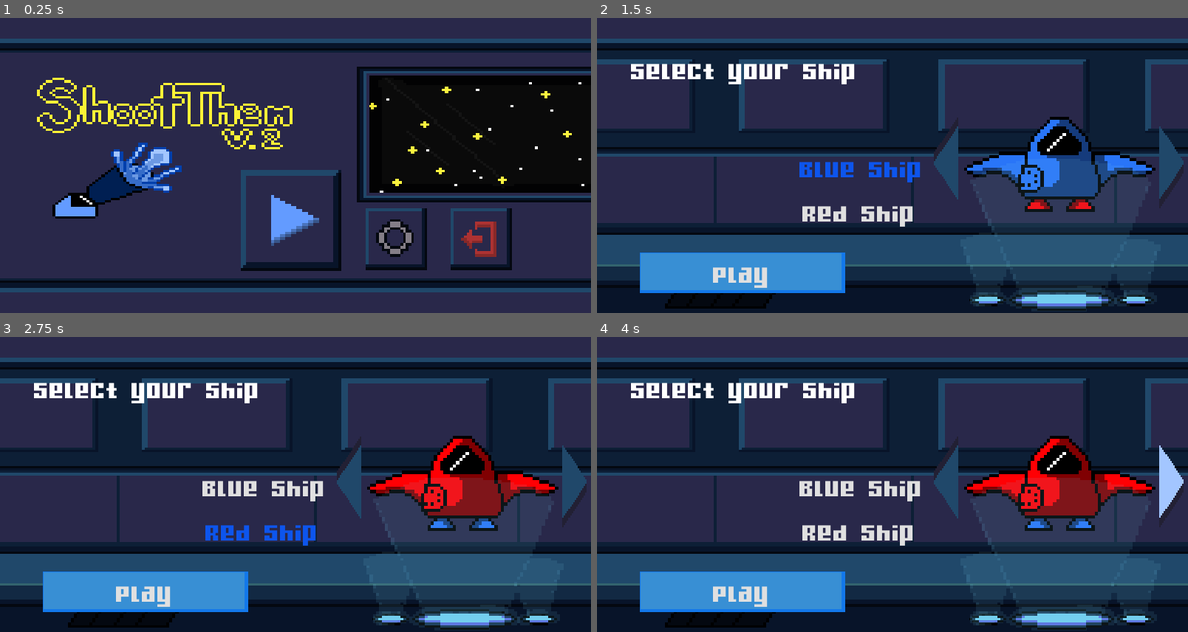
Above: before the commit, frames 1-4 (two rows, left to right).
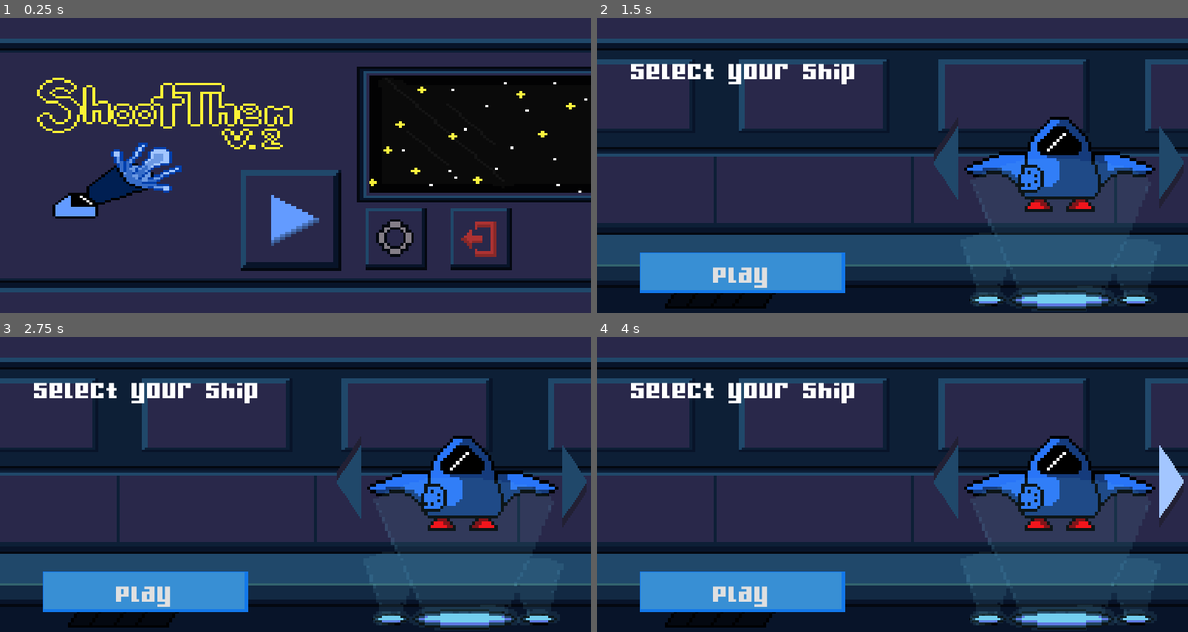
Above: after the commit, the same moments.

Repository: gbsfgames/ShootThem
Game: Godot game, scene res://Menu.tscn
Same seed, same stepped clock (60 frames per second), same inputs: the game is played once before the commit and once after it.
Inputs (mouse positions are in pixels of both pictures, inside the frame that each line leads up to):
- Up to frame 1 (0.25 s): no input
- Up to frame 2 (1.5 s): click (886, 221) at 0.5 s; click (862, 165) at 1.25 s, where only the run before the commit has a clickable "Blue Ship"
- Up to frame 3 (2.75 s): click (260, 528) at 2 s, where only the run before the commit has a clickable "Red Ship"
- Up to frame 4 (4 s): click (945, 478) at 2.75 s; click (1170, 487) at 3.5 s

The runs differ from the first frame. In frame 1, 0.5% of the frame differs, in the area x 62-100%, y 21-60%; in frame 2, 1.3%; in frame 3, 4.4%; in frame 4, 4.4%, in the area x 34-94%, y 34-71%.

Commit message:
Update added lateral buttons for ship changing - on Select_ship_screen

Diff:
--- a/Menu.tscn
+++ b/Menu.tscn
@@ -68,7 +68,6 @@
 scale = Vector2( 7.54827, 5.64368 )
 frames = ExtResource( 5 )
 animation = "idle"
-frame = 2
 playing = true
 
 [node name="Background" type="TextureRect" parent="."]
--- a/Ship_Selection.gd
+++ b/Ship_Selection.gd
@@ -3,22 +3,46 @@
 onready var blue_ship = load("res://resources/sprites/sprites_nave_jugador/ship_sprite_idle_blue.png")
 onready var main_scene = load("res://Main.tscn")
 onready var ship_selected
+onready var avalaible_ships=["blue_ship","red_ship"]
+onready var nuevo = {"blue_ship":{"name":"blue_ship","texture":blue_ship},"red_ship":{"name":"red_ship","texture":red_ship}}
+onready var avalaible_ships_size = avalaible_ships.size() - 1 # ultimo indice del array
+onready var numero_cambio = 0
 
 func _ready():
-
+	$"HBoxContainer/Right Container/ship_image".texture = nuevo[avalaible_ships[numero_cambio]].texture
+	ship_selected = nuevo[avalaible_ships[numero_cambio]].name
+	print(nuevo.keys())
 	pass
 func _notification(what):
 	if what == MainLoop.NOTIFICATION_WM_QUIT_REQUEST:
 		print("Quiere salir??")
 
-func _on_Classic_pressed():
-	$"HBoxContainer/Right Container/ship_image".texture = blue_ship
-	ship_selected = "blue_ship"
-
-func _on_Basic_pressed():
-	$"HBoxContainer/Right Container/ship_image".texture = red_ship
-	ship_selected = "red_ship"
-
 func _on_Play_button_pressed():
 	VariablesGlobales.pj["ship"] = ship_selected
 	self.get_tree().change_scene("res://Main.tscn")
+
+func _on_right_change_pressed():
+	if numero_cambio >= avalaible_ships_size:
+		numero_cambio = 0
+		$"HBoxContainer/Right Container/ship_image".texture = nuevo[avalaible_ships[numero_cambio]].texture
+		ship_selected = nuevo[avalaible_ships[numero_cambio]].name
+		print(ship_selected)
+	else:
+		numero_cambio +=1;
+		$"HBoxContainer/Right Container/ship_image".texture = nuevo[avalaible_ships[numero_cambio]].texture
+		ship_selected = nuevo[avalaible_ships[numero_cambio]].name
+		print(ship_selected)
+	pass # Replace with function body.
+
+func _on_left_change_pressed():
+	if numero_cambio <= 0:
+		numero_cambio = avalaible_ships_size
+		$"HBoxContainer/Right Container/ship_image".texture = nuevo[avalaible_ships[numero_cambio]].texture
+		ship_selected = nuevo[avalaible_ships[numero_cambio]].name
+		print(ship_selected)
+	else:
+		numero_cambio -=1;
+		$"HBoxContainer/Right Container/ship_image".texture = nuevo[avalaible_ships[numero_cambio]].texture
+		ship_selected = nuevo[avalaible_ships[numero_cambio]].name
+		print(ship_selected)
+	pass # Replace with function body.
--- a/Ship_Selection.tscn
+++ b/Ship_Selection.tscn
@@ -8,18 +8,6 @@
 [ext_resource path="res://resources/sprites/select_ship_screen/Button_hover.png" type="Texture" id=6]
 [ext_resource path="res://resources/sprites/select_ship_screen/Button_stand.png" type="Texture" id=7]
 [ext_resource path="res://resources/sprites/select_ship_screen/Button_press.png" type="Texture" id=8]
-
-[sub_resource type="StyleBoxEmpty" id=1]
-
-[sub_resource type="StyleBoxEmpty" id=2]
-
-[sub_resource type="StyleBoxEmpty" id=3]
-
-[sub_resource type="StyleBoxEmpty" id=4]
-
-[sub_resource type="StyleBoxEmpty" id=5]
-
-[sub_resource type="ButtonGroup" id=6]
 
 [sub_resource type="StyleBoxFlat" id=7]
 bg_color = Color( 0.219608, 0.560784, 0.831373, 1 )
@@ -86,37 +74,6 @@
 margin_right = 638.485
 margin_bottom = 163.485
 text = "Select your ship"
-__meta__ = {
-"_edit_use_anchors_": false
-}
-
-[node name="Classic" type="Button" parent="HBoxContainer/LeftContainer"]
-margin_left = 494.0
-margin_top = 317.0
-margin_right = 740.0
-margin_bottom = 408.0
-custom_styles/hover = SubResource( 1 )
-custom_styles/pressed = SubResource( 2 )
-custom_styles/focus = SubResource( 3 )
-custom_styles/normal = SubResource( 4 )
-custom_colors/font_color_hover = Color( 0.0509804, 0.333333, 0.929412, 1 )
-custom_colors/font_color_pressed = Color( 0.0470588, 0.227451, 0.607843, 1 )
-text = "Blue Ship"
-__meta__ = {
-"_edit_use_anchors_": false
-}
-
-[node name="Basic" type="Button" parent="HBoxContainer/LeftContainer"]
-margin_left = 494.0
-margin_top = 427.048
-margin_right = 740.0
-margin_bottom = 513.049
-custom_styles/focus = SubResource( 5 )
-custom_colors/font_color_hover = Color( 0.0509804, 0.333333, 0.929412, 1 )
-custom_colors/font_color_pressed = Color( 0.0470588, 0.227451, 0.607843, 1 )
-group = SubResource( 6 )
-text = "Red Ship"
-flat = true
 __meta__ = {
 "_edit_use_anchors_": false
 }
@@ -195,6 +152,6 @@
 position = Vector2( 720.83, 360.08 )
 scale = Vector2( 7.49191, 5.64275 )
 texture = ExtResource( 4 )
-[connection signal="pressed" from="HBoxContainer/LeftContainer/Classic" to="." method="_on_Classic_pressed"]
-[connection signal="pressed" from="HBoxContainer/LeftContainer/Basic" to="." method="_on_Basic_pressed"]
 [connection signal="pressed" from="HBoxContainer/LeftContainer/Play_button" to="." method="_on_Play_button_pressed"]
+[connection signal="pressed" from="HBoxContainer/Right Container/left_change" to="." method="_on_left_change_pressed"]
+[connection signal="pressed" from="HBoxContainer/Right Container/right_change" to="." method="_on_right_change_pressed"]
Not shown: 1 places in Ship_Selection.tscn that only renumber resources
